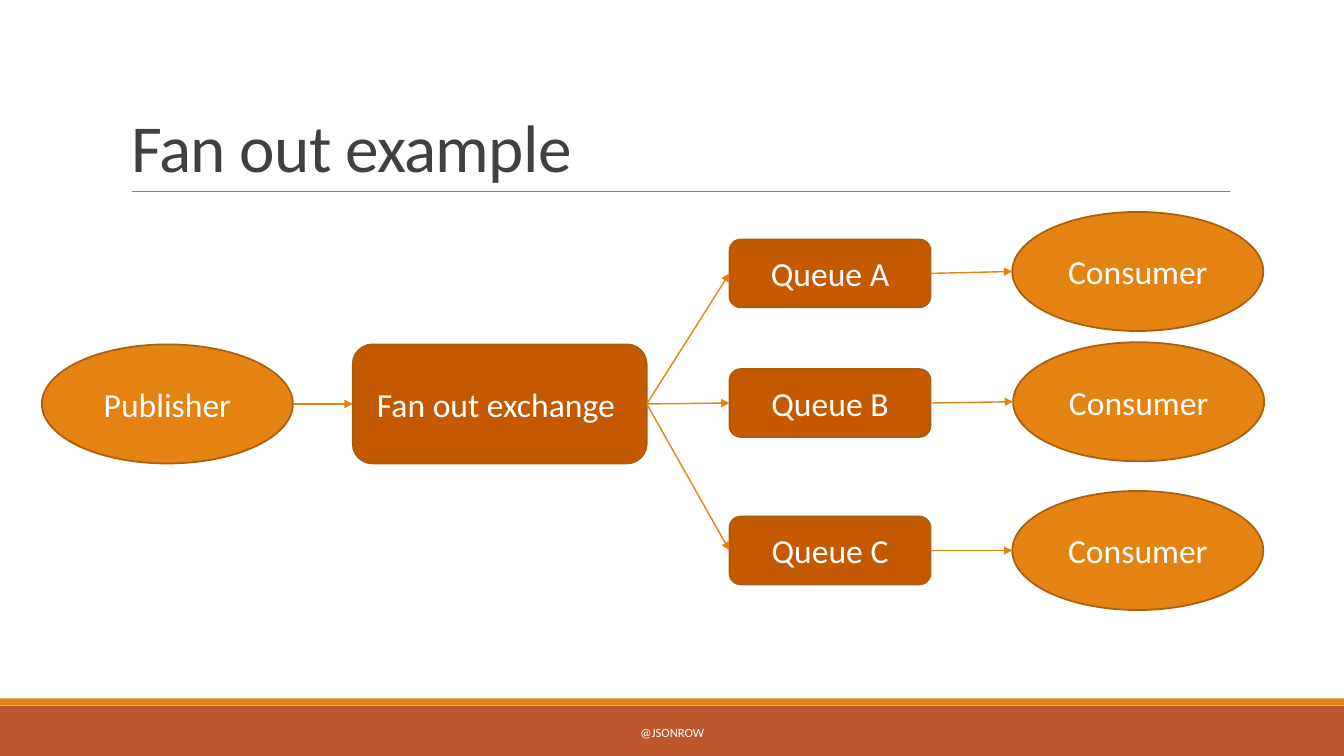
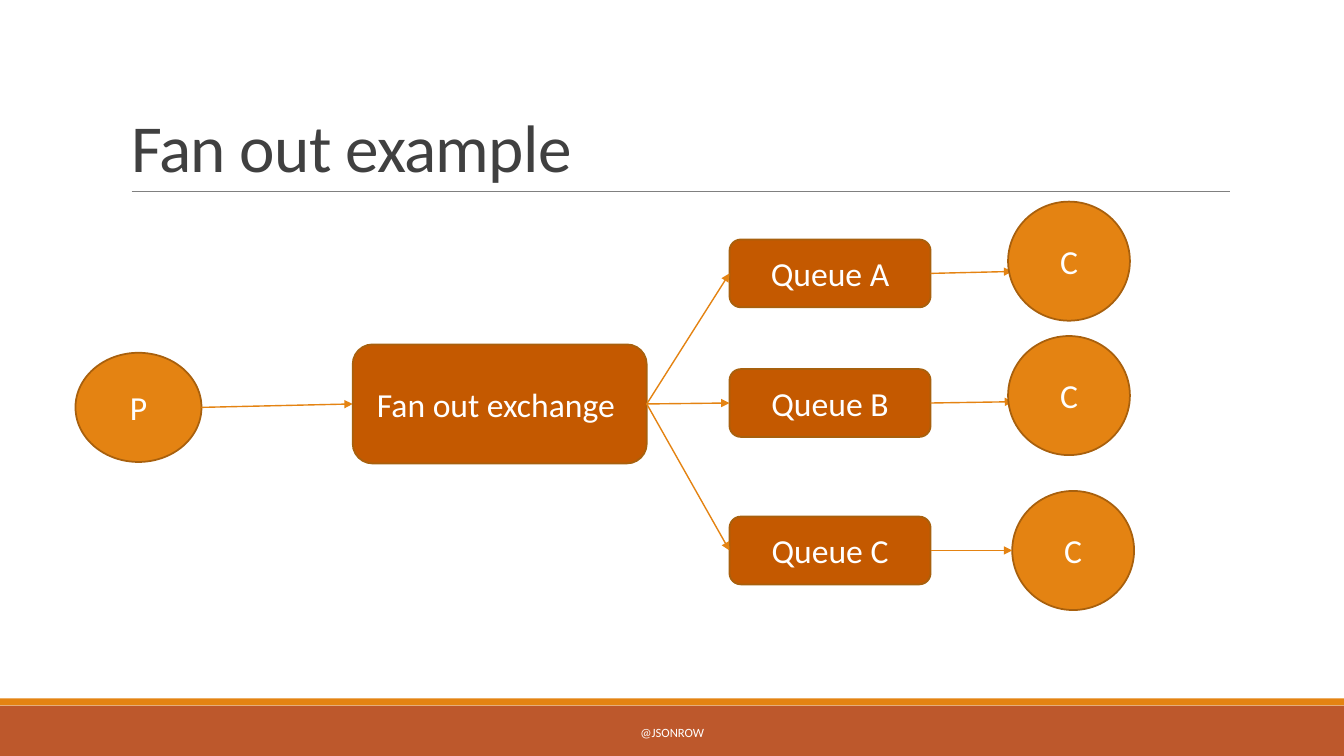
Before and after one commit to JasonRowe/TCCC23, a slide deck: slide 16 of Microservice_plumbing_with_RabbitMQ.pptx (slide 13 before the commit). Drawn at 1344x756 pixels with LibreOffice and Linux fonts; fonts in the diff are those of the drawing. Boxes give left, top, right and bottom in pixels: in the first picture for what was removed or moved away, otherwise in the second. Text is boxed around its words. In the diff, an @@ line names an element or a change of style, - is before the commit and + after.

```diff
--- a/Microservice_plumbing_with_RabbitMQ.pptx
+++ b/Microservice_plumbing_with_RabbitMQ.pptx
@@ ellipse added at [1008, 202, 1130, 321], fill #E48312, outline #A9610D 1.25 pt, 24 pt, text #FFFFFF @@
+C
@@ ellipse removed at [1012, 212, 1263, 331] @@
-Consumer
@@ ellipse "P": place and size @@
-ellipse "P" at [41, 345, 292, 464]
+ellipse "P" at [76, 353, 202, 462]
@@ ellipse added at [1008, 336, 1130, 455], fill #E48312, outline #A9610D 1.25 pt, 24 pt, text #FFFFFF @@
+C
@@ ellipse removed at [1013, 342, 1264, 461] @@
-Consumer
@@ text in ellipse at [130, 398, 147, 420]: text changed @@
-Publisher
+P
@@ arrow moved from (293, 404) - (353, 404) to (202, 407) - (353, 404) @@
@@ ellipse "C": place and size @@
-ellipse "C" at [1012, 491, 1263, 610]
+ellipse "C" at [1012, 491, 1134, 610]
@@ text in ellipse at [1064, 541, 1082, 564]: text changed @@
-Consumer
+C
```
Also in this commit, not shown: 10 other slides changed, 3 slides added, 11 slides removed, 5 other files.
